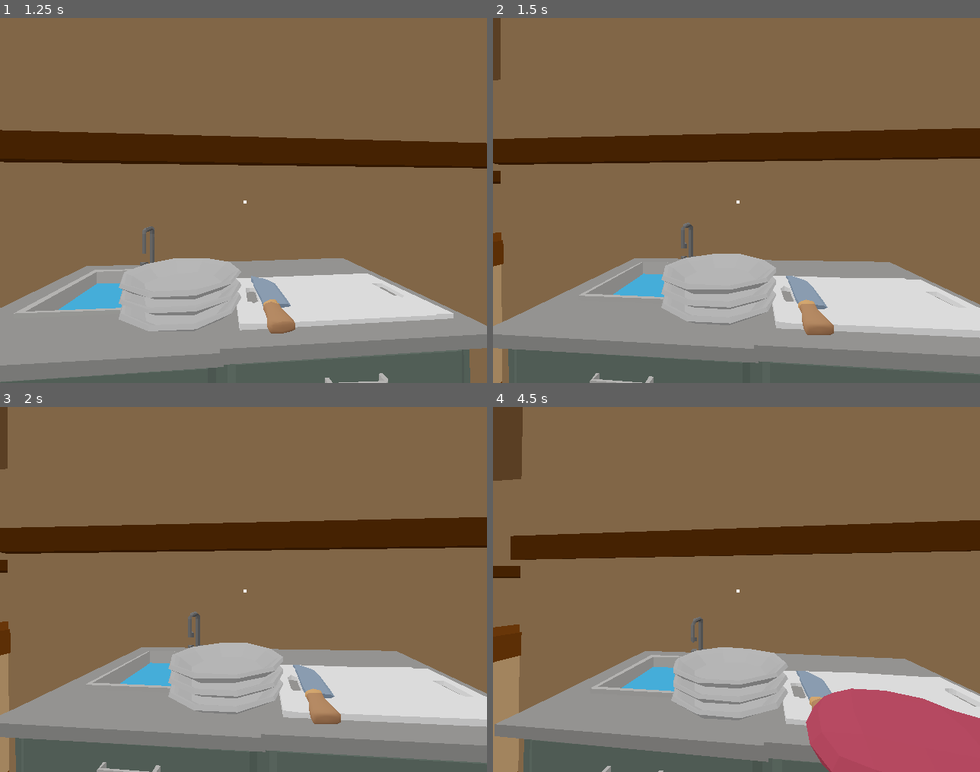
Above: before the commit, frames 1-4 (two rows, left to right).
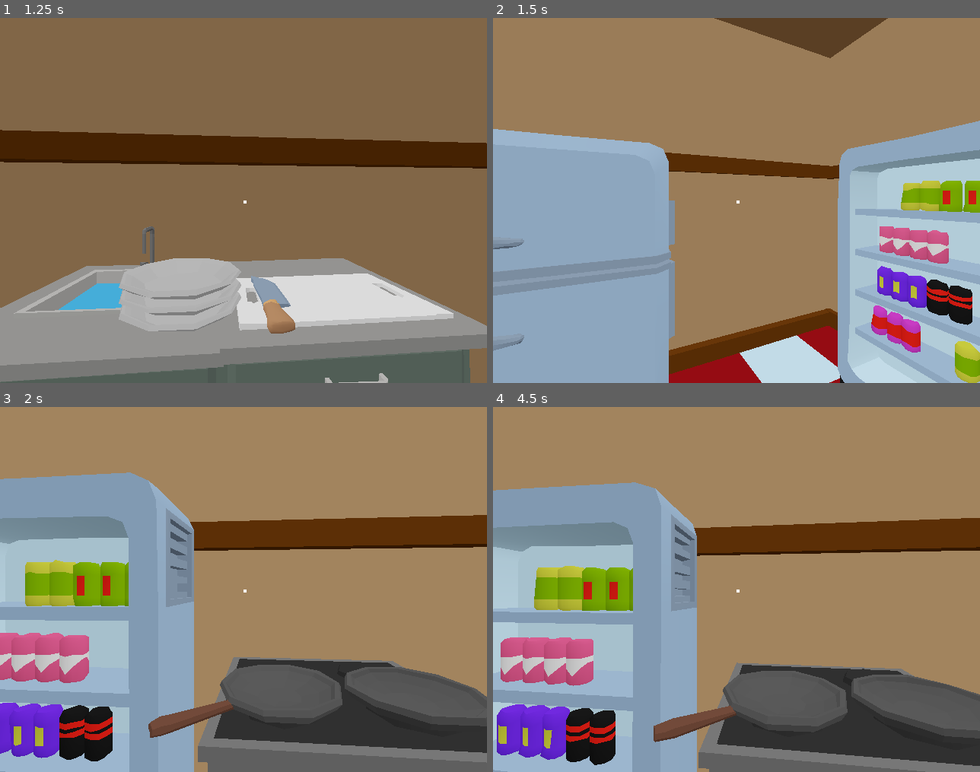
Above: after the commit, the same moments.

Repository: connor-lennox/DemoDisk
Game: Godot game, scene res://scenes/level/level_scene.tscn
Same seed, same stepped clock (60 frames per second), same inputs: the game is played once before the commit and once after it. This scene is started directly instead of the project's main scene.
Inputs (mouse positions are in pixels of both pictures, inside the frame that each line leads up to):
- Up to frame 1 (1.25 s): tap Enter (ui_accept) at 0.5, 0.77 s; move the mouse to (267, 200) at 0.52 s; hold Right (ui_right) from 0.53 s (still down); click (267, 200) at 0.6 s
- Up to frame 2 (1.5 s): tap Enter (ui_accept) at 1.25 s; move the mouse to (712, 200) at 1.27 s; release Right (ui_right) at 1.28 s; hold Down (ui_down) from 1.28 s (still down); click (712, 200) at 1.35 s
- Up to frame 3 (2 s): keep holding Down (ui_down); tap Enter (ui_accept) at 1.52 s
- Up to frame 4 (4.5 s): tap Enter (ui_accept) at 2, 3.02, 3.77, 4.25 s; move the mouse to (746, 582) at 2.02 s; release Down (ui_down) at 2.03 s; hold Right (ui_right) 2.03-3.53 s; click (746, 582) at 2.1 s; move the mouse to (731, 596) at 2.77 s; click (731, 596) at 2.85 s; move the mouse to (775, 593) at 3.52 s; hold Left (ui_left) from 3.53 s (still down); click (775, 593) at 3.6 s; move the mouse to (697, 585) at 4.27 s; click (697, 585) at 4.35 s

Frame 1 is identical in both runs. In frame 2, 100% of the frame differs, in the area x 0-100%, y 0-100%; in frame 3, 91%; in frame 4, 94%.

Commit message:
pressing down does a 180 degree turn

Diff:
--- a/nodes/player/player.gd
+++ b/nodes/player/player.gd
@@ -39,6 +39,10 @@
 		move_to_station((current_station + 1) % len(stations))
 	if Input.is_action_just_pressed("ui_left"):
 		move_to_station(current_station - 1 if current_station > 0 else len(stations) - 1)
+
+	# Input of "down" moves you two, which is a 180 degree turn with 4 stations
+	if Input.is_action_just_pressed("ui_down"):
+		move_to_station(current_station - 2 if current_station > 1 else len(stations) - (2 - current_station))
 	if Input.is_action_just_pressed("interact") and not interacting:
 		try_interact()
 
